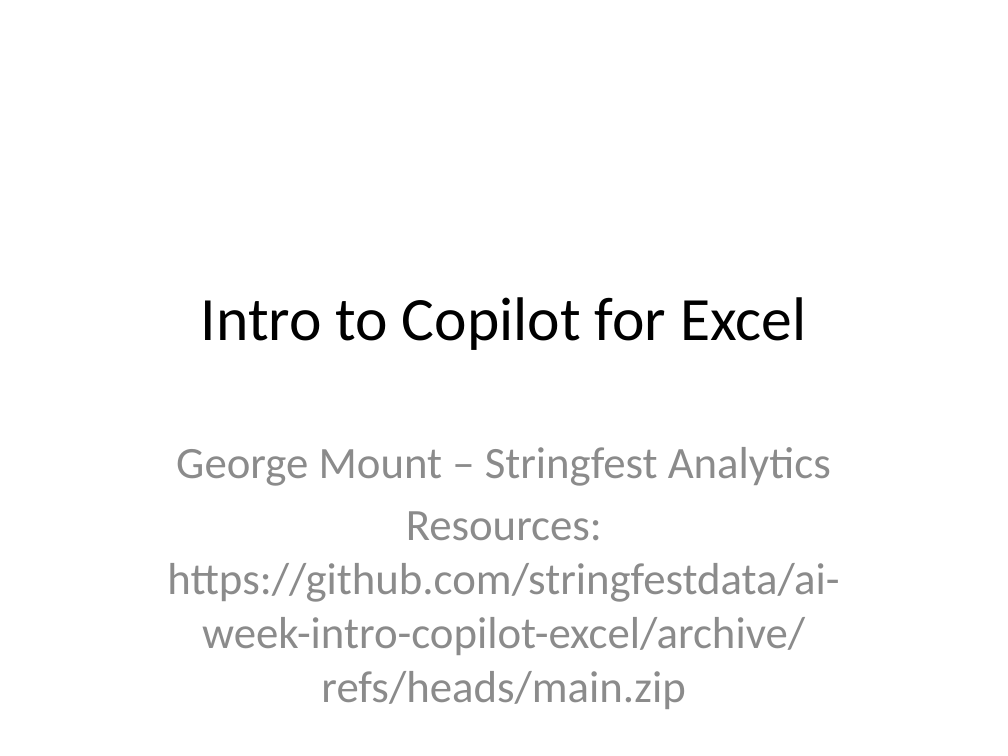
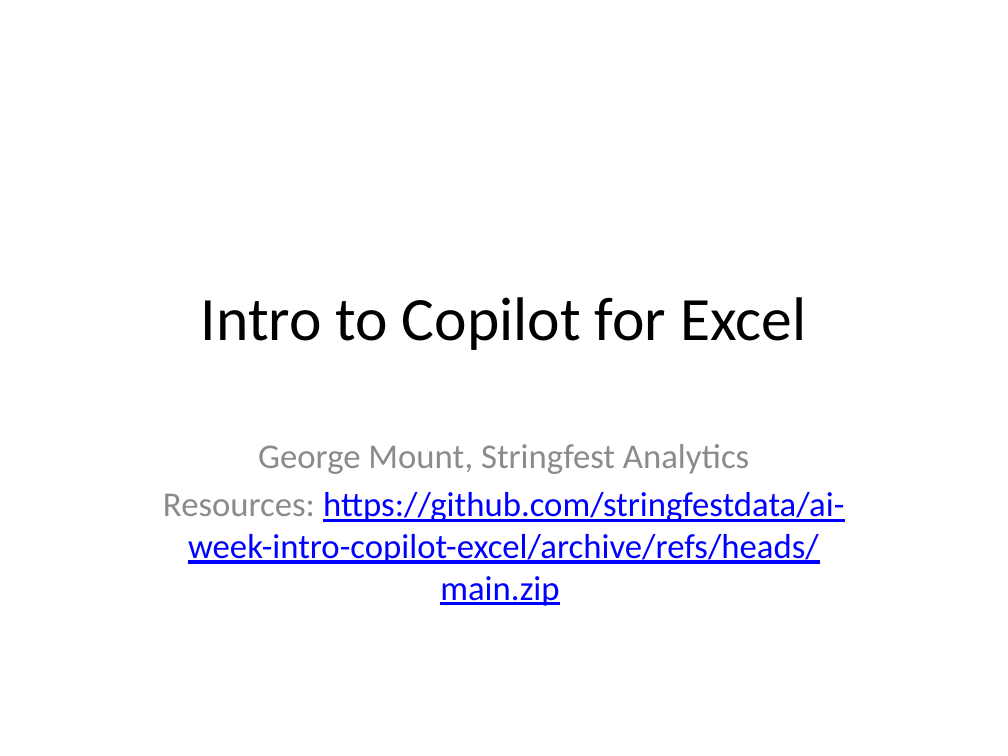
Before and after one commit to stringfestdata/ai-week-intro-copilot-excel, a slide deck: slide 1 of intro_copilot_excel.pptx. Drawn at 1008x756 pixels with LibreOffice and Linux fonts; fonts in the diff are those of the drawing. Boxes give left, top, right and bottom in pixels: in the first picture for what was removed or moved away, otherwise in the second. Text is boxed around its words. In the diff, an @@ line names an element or a change of style, - is before the commit and + after.

```diff
--- a/intro_copilot_excel.pptx
+++ b/intro_copilot_excel.pptx
@@ subtitle at (258,444,749,474): text changed; size 32 to 24.8 pt @@
-George Mount – Stringfest Analytics
+George Mount, Stringfest Analytics
@@ subtitle at (163,492,844,606): size 32 to 24.8 pt in "Resources: https://github.com/stringfestdata/ai-week-intro-c ..."; text colour #8C8C8C to #0000FF, underline on in "https://github.com/stringfestdata/ai-week-intro-copilot-exce ..."; less space between paragraphs @@
```
Also in this commit, not shown: 6 other slides changed, 2 other files.
